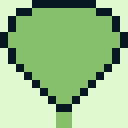
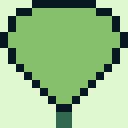
Layered file, before and after one edit (128 x 128). Changes by layer:
painted on "Background" over [56, 112, 72, 128]
